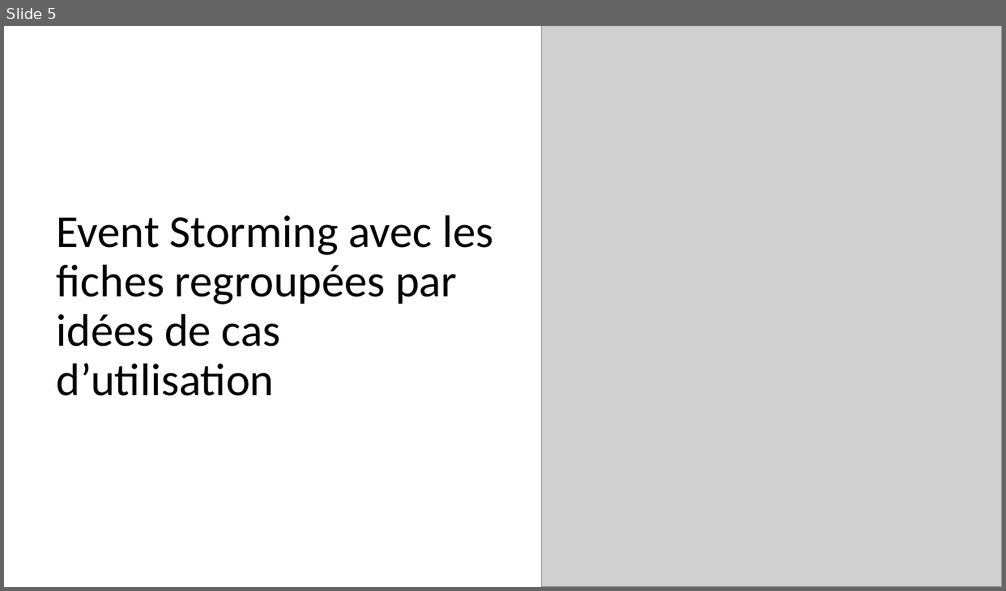
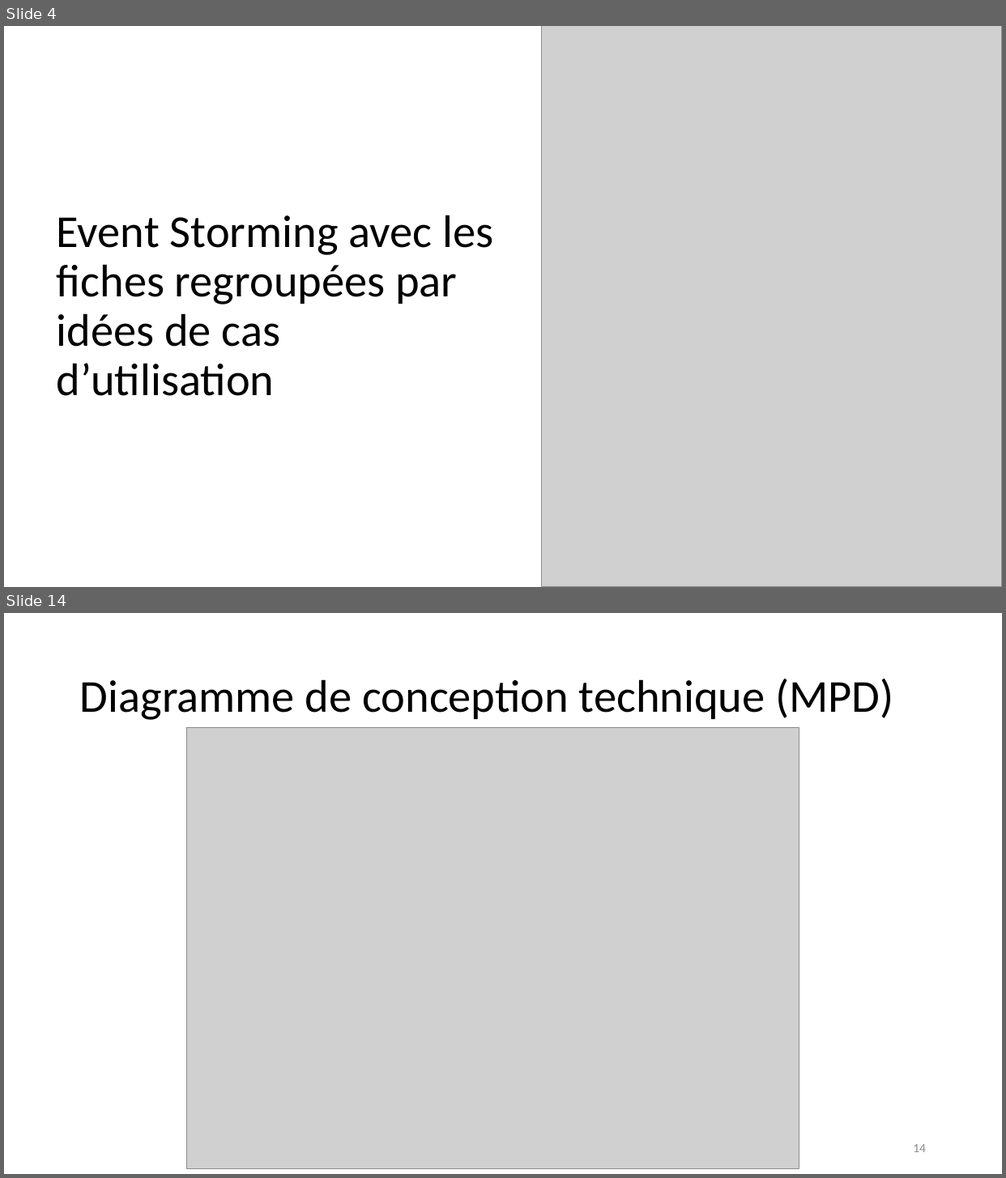
Before and after one commit to emmo78/Project_ConceptionOfMentorApp, a slide deck: Presentation_olivier_MOREL.pptx. Shown one above the other, each under a label of ours: slide 5 before the commit, slides 4 and 14 after it; the slides between them are not shown. The pictures are 1006x591 and 1006x1178 pixels, drawn with LibreOffice and Linux fonts; fonts in the diff are those of the drawing; grey boxes stand for pictures. Boxes give left, top, right and bottom in pixels: in the first picture for what was removed or moved away, otherwise in the second. Text is boxed around its words. In the diff, an @@ line names an element or a change of style, - is before the commit and + after.

```diff
--- a/Presentation_olivier_MOREL.pptx
+++ b/Presentation_olivier_MOREL.pptx
@@ slide 14 added at (x1=4, y1=613, x2=1002, y2=1174), background #FFFFFF @@
@@ title added at (x1=80, y1=679, x2=893, y2=720), 44 pt, text #000000 @@
+Diagramme de conception technique (MPD)
@@ picture added at (x1=187, y1=728, x2=799, y2=1169) @@
@@ page number added at (x1=913, y1=1144, x2=926, y2=1152), 12 pt, text #8C8C8C @@
+14
@@ what was slide 5 is now slide 4 @@
```
Also in this commit, not shown: 2 slides changed, 15 other slides added, 1 slide removed, 2 other files.
